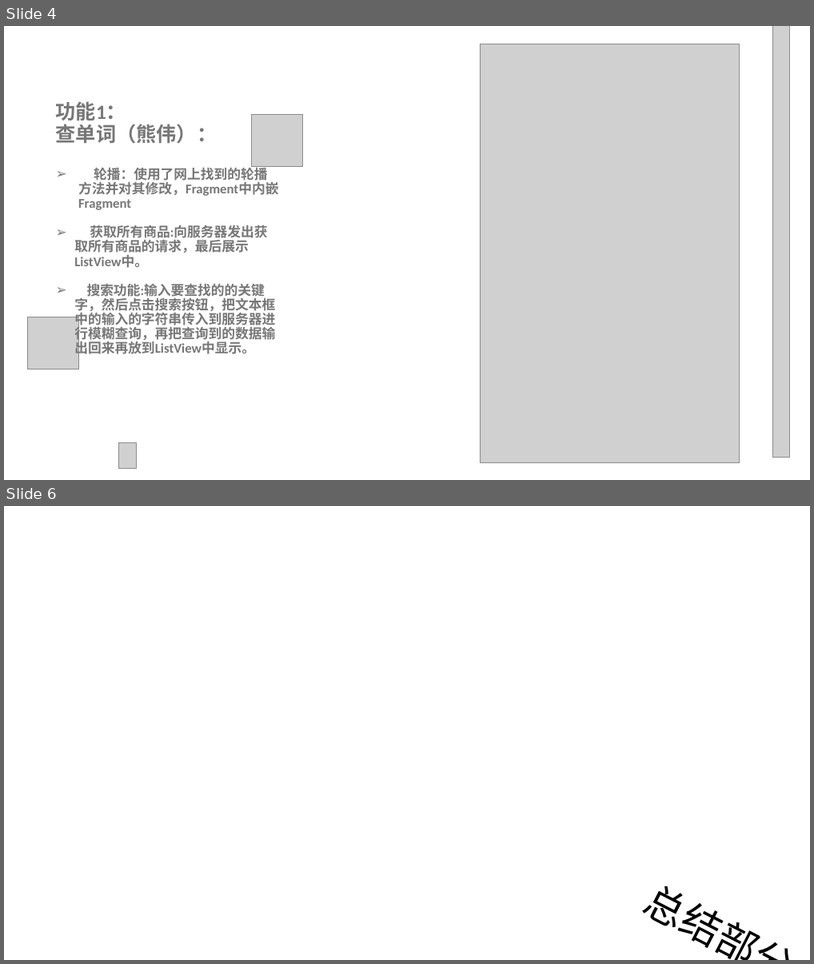
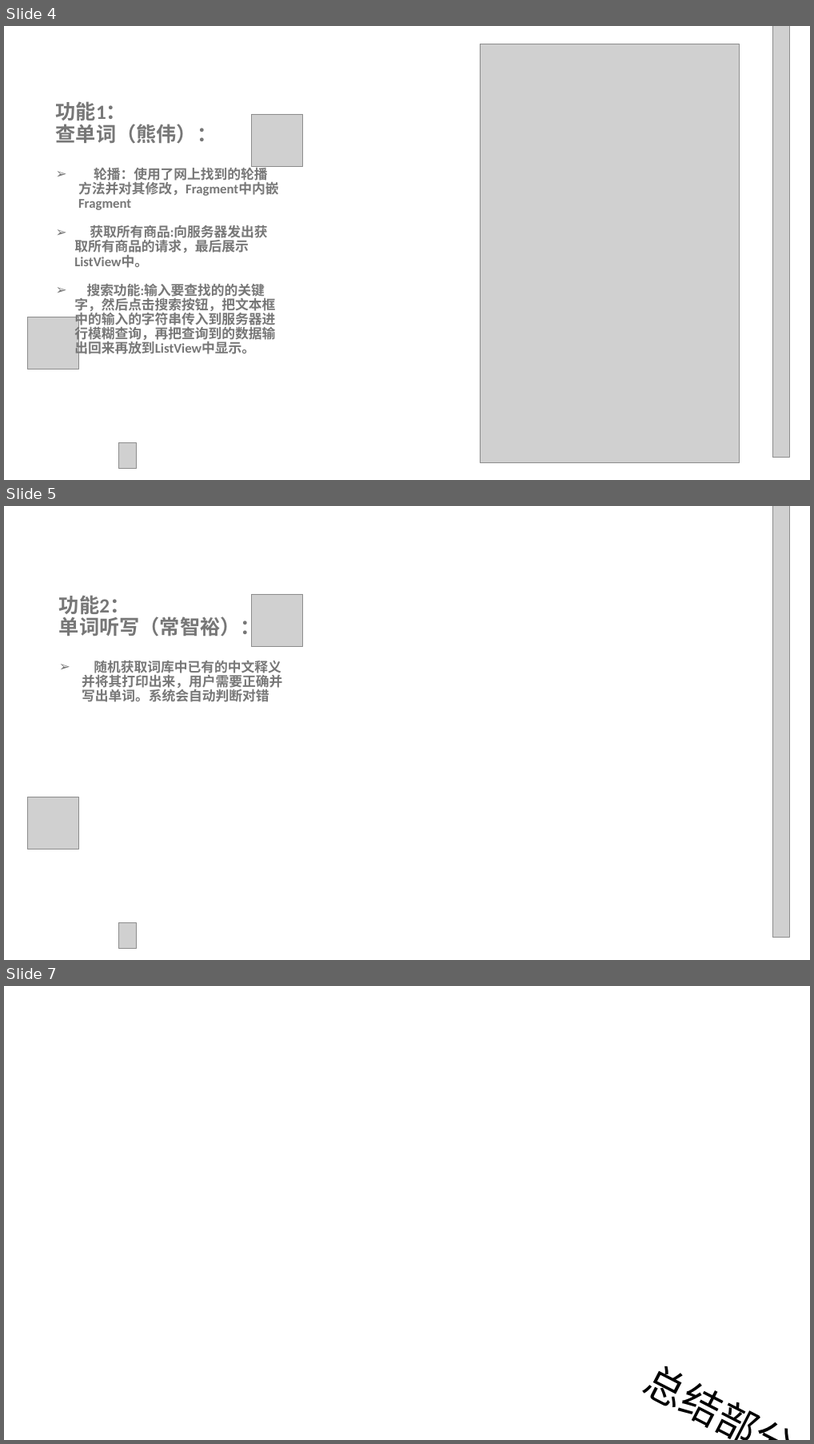
Before and after one commit to CC1AH/SummerTraining, a slide deck: 项目答辩总ppt.pptx. Shown one above the other, each under a label of ours: slides 4 and 6 before the commit, slides 4, 5 and 7 after it; the slides between them are not shown. The pictures are 814x964 and 814x1444 pixels, drawn with LibreOffice and Linux fonts; fonts in the diff are those of the drawing; grey boxes stand for pictures; background and template pictures are left out. Boxes give left, top, right and bottom in pixels: in the first picture for what was removed or moved away, otherwise in the second. Text is boxed around its words. In the diff, an @@ line names an element or a change of style, - is before the commit and + after.

```diff
--- a/项目答辩总ppt.pptx
+++ b/项目答辩总ppt.pptx
@@ slide 5 added at (4,506,810,960), background picture (left out) @@
@@ picture added at (773,506,790,937) @@
@@ text added at (59,595,282,702), 16 pt, text #777777, bold @@
+功能2：
+单词听写（常智裕）：
+➢ 随机获取词库中已有的中文释义并将其打印出来，用户需要正确并写出单词。系统会自动判断对错
@@ picture added at (252,594,303,646) @@
@@ picture added at (27,797,79,849) @@
@@ picture added at (118,923,137,948) @@
@@ what was slide 6 is now slide 7 @@
```
Also in this commit, not shown: 3 slides changed, 1 other slide added.
